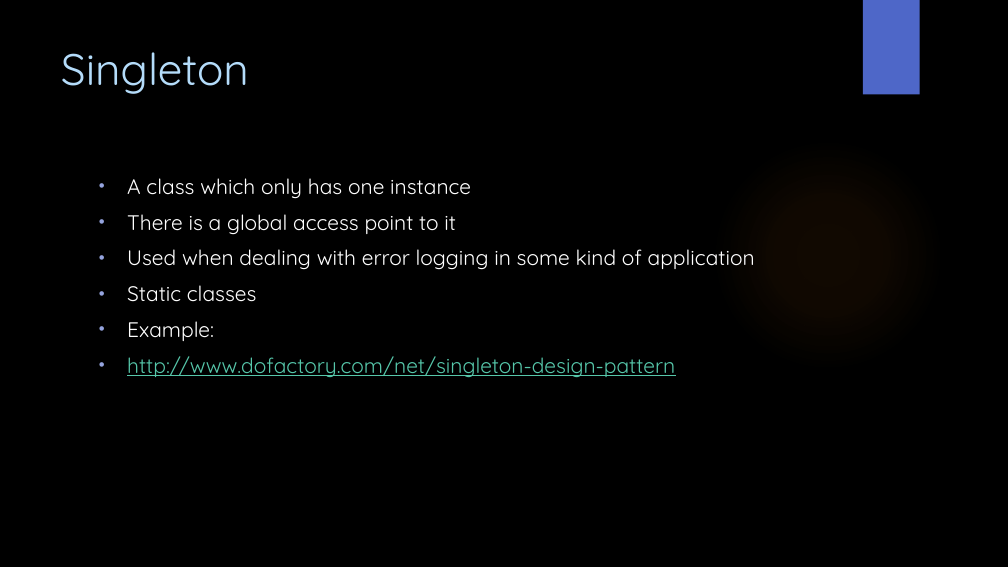
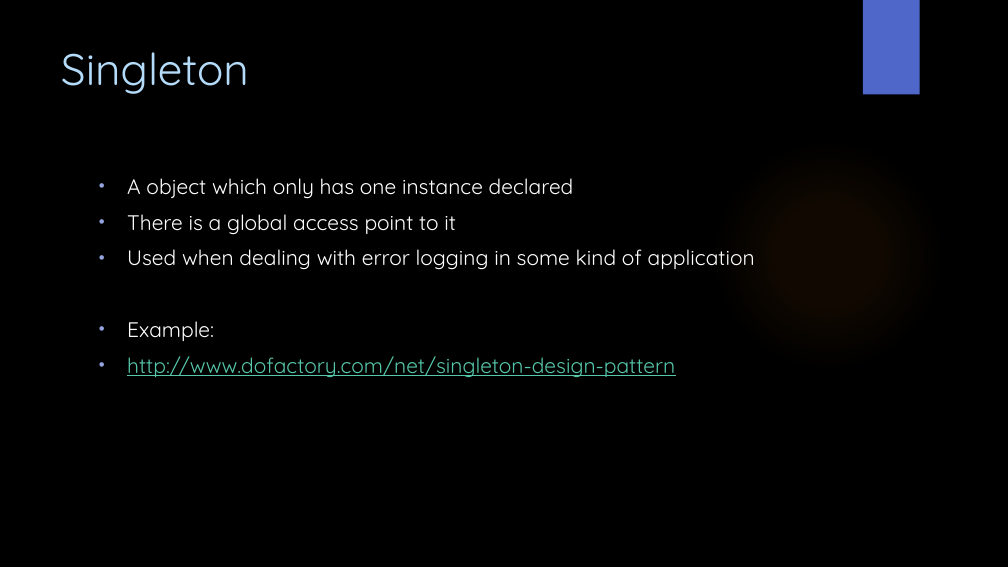
Before and after one commit to WitsSoftDev/SoftDev2016, a slide deck: slide 25 of Session 4/Softdev Session 4 2016.pptx. Drawn at 1008x567 pixels with LibreOffice and Linux fonts; fonts in the diff are those of the drawing; background and template pictures are left out. Boxes give left, top, right and bottom in pixels: in the first picture for what was removed or moved away, otherwise in the second. Text is boxed around its words. In the diff, an @@ line names an element or a change of style, - is before the commit and + after.

```diff
--- a/Session 4/Softdev Session 4 2016.pptx
+++ b/Session 4/Softdev Session 4 2016.pptx
@@ text at <box>127,178,574,199</box>: text changed @@
-• A class which only has one instance
+• A object which only has one instance declared
@@ text at <box>127,285,257,302</box>: paragraph removed @@
-• Static classes
```
Also in this commit, not shown: 4 other slides changed, 1 slide added.
